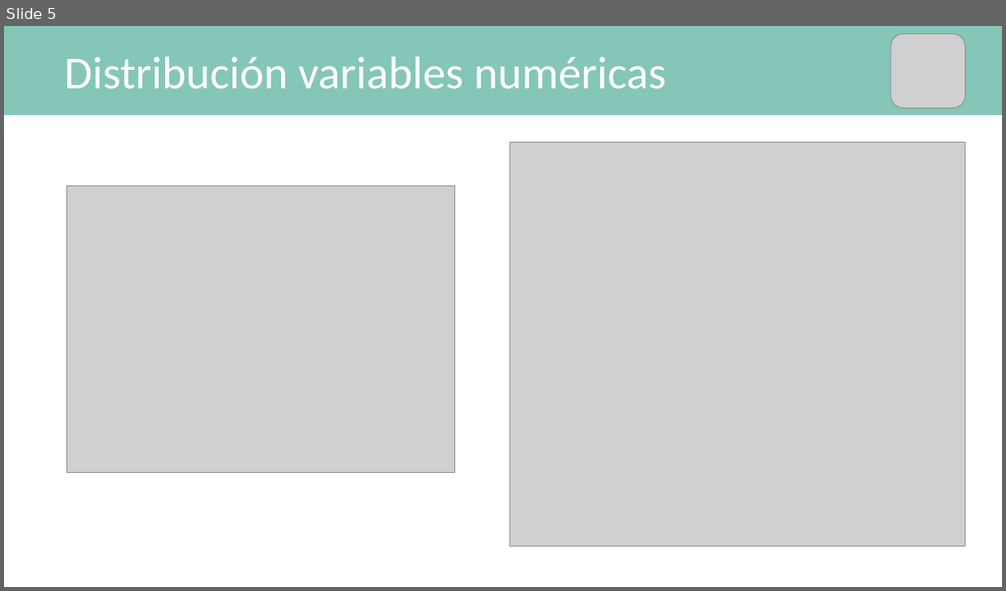
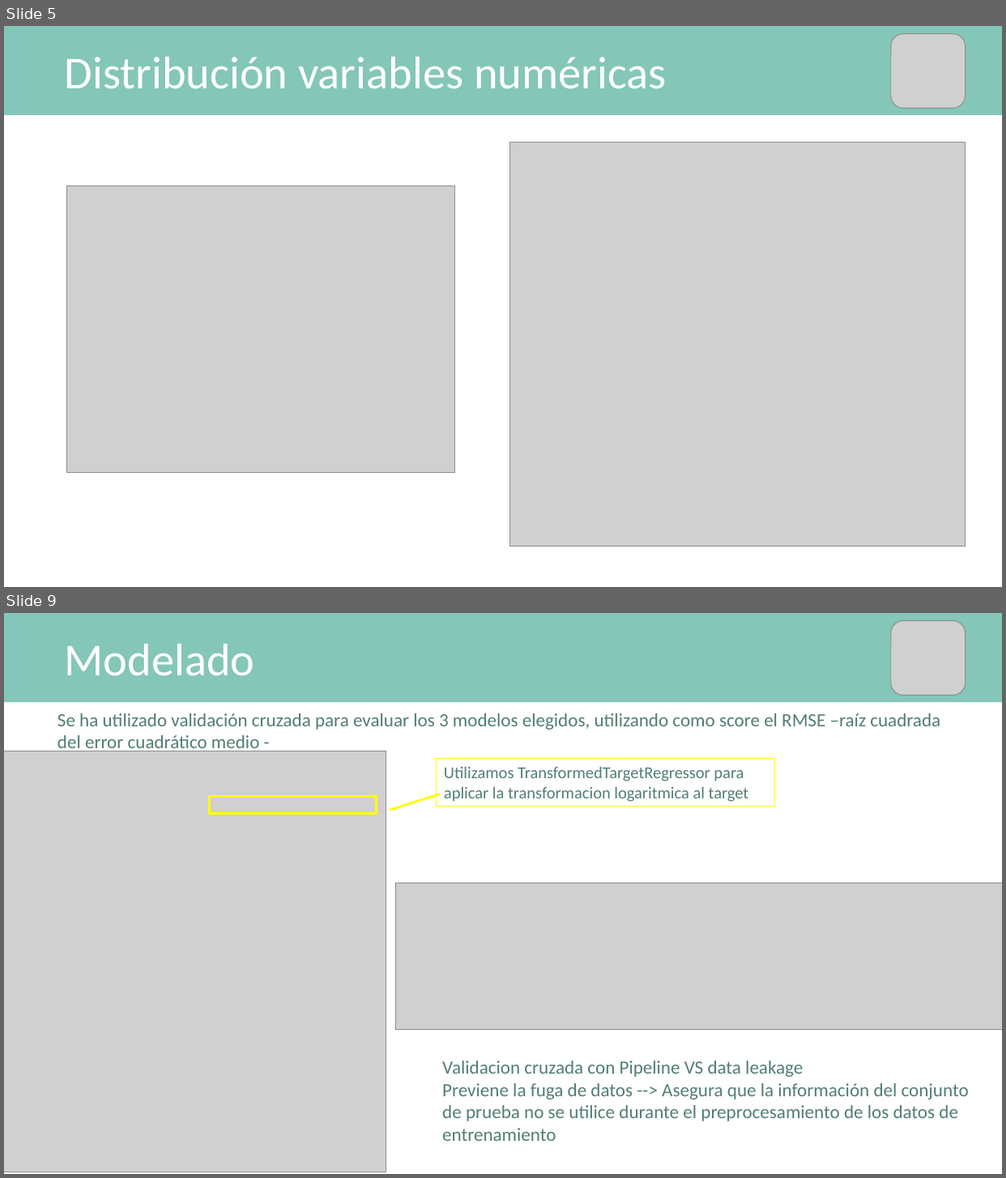
Before and after one commit to mPuchadesdo/Team-Challenge---Team-MPG, a slide deck: Team_MPG.pptx. Shown one above the other, each under a label of ours: slide 5 before the commit, slides 5 and 9 after it; the slides between them are not shown. The pictures are 1006x591 and 1006x1178 pixels, drawn with LibreOffice and Linux fonts; fonts in the diff are those of the drawing; grey boxes stand for pictures. Boxes give left, top, right and bottom in pixels: in the first picture for what was removed or moved away, otherwise in the second. Text is boxed around its words. In the diff, an @@ line names an element or a change of style, - is before the commit and + after.

```diff
--- a/Team_MPG.pptx
+++ b/Team_MPG.pptx
@@ slide 9 added at bbox=[4, 613, 1002, 1174], background #FFFFFF @@
@@ rectangle added at bbox=[4, 613, 1002, 702], fill #84C6B8 @@
@@ picture added at bbox=[891, 620, 965, 695] @@
@@ text added at bbox=[65, 644, 255, 676], 44 pt, text #FFFFFF @@
+Modelado
@@ text added at bbox=[57, 713, 940, 754], 18 pt, text #517E76 @@
+Se ha utilizado validación cruzada para evaluar los 3 modelos elegidos, utilizando como score el RMSE –raíz cuadrada del error cuadrático medio -
@@ picture added at bbox=[4, 752, 386, 1173] @@
@@ rectangle added at bbox=[437, 758, 775, 806], outline #FFFF00 0.75 pt, 16 pt, text #517E76 @@
+Utilizamos TransformedTargetRegressor para aplicar la transformacion logaritmica al target
@@ border callout added at bbox=[209, 796, 376, 814], outline #FFFF00 2.25 pt @@
@@ picture added at bbox=[395, 884, 1002, 1031] @@
@@ text added at bbox=[442, 1061, 969, 1141], 18 pt, text #517E76 @@
+Validacion cruzada con Pipeline VS data leakage
+Previene la fuga de datos --> Asegura que la información del conjunto de prueba no se utilice durante el preprocesamiento de los datos de entrenamiento
```
Also in this commit, not shown: 5 other slides added, 1 slide removed, 2 other files.
